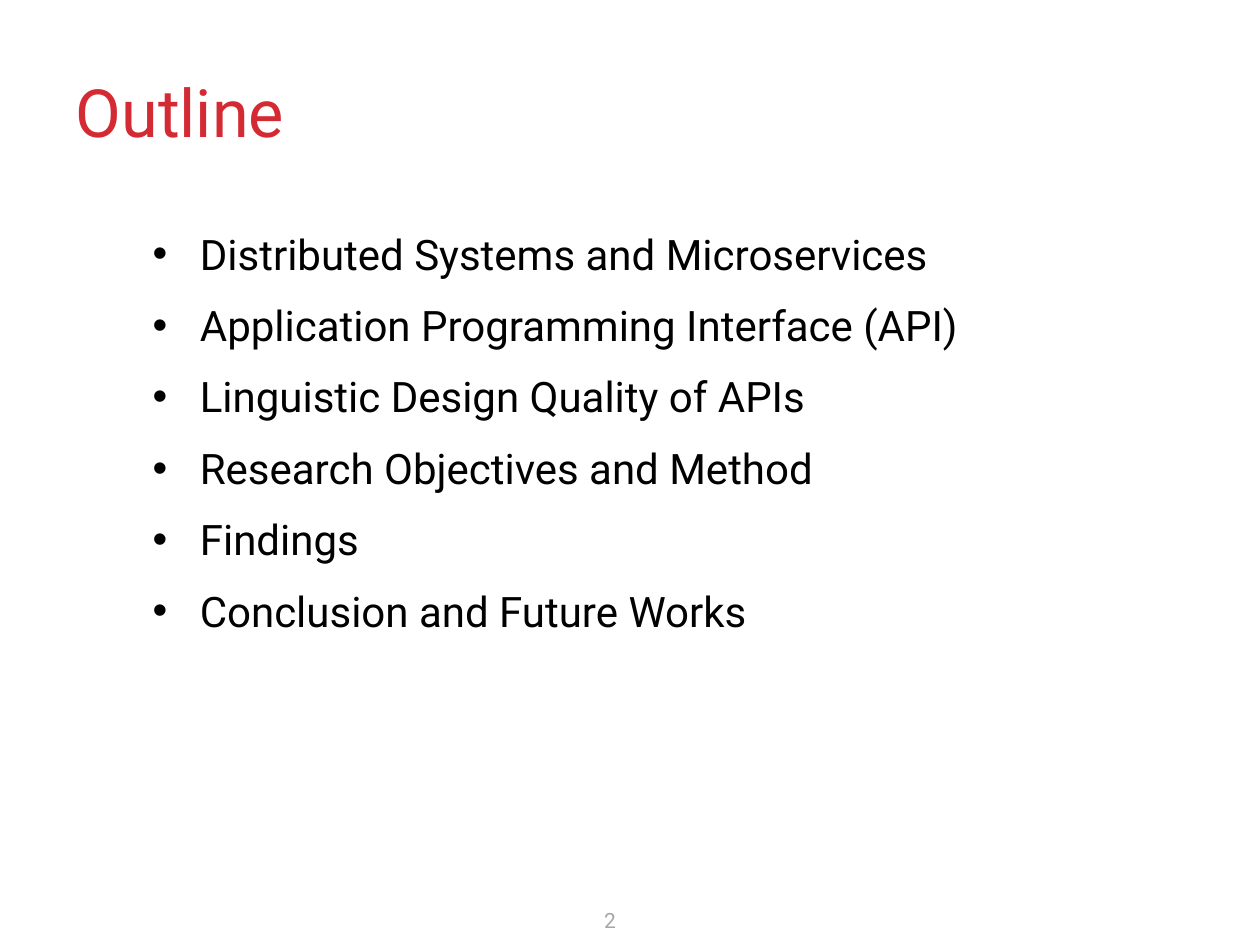
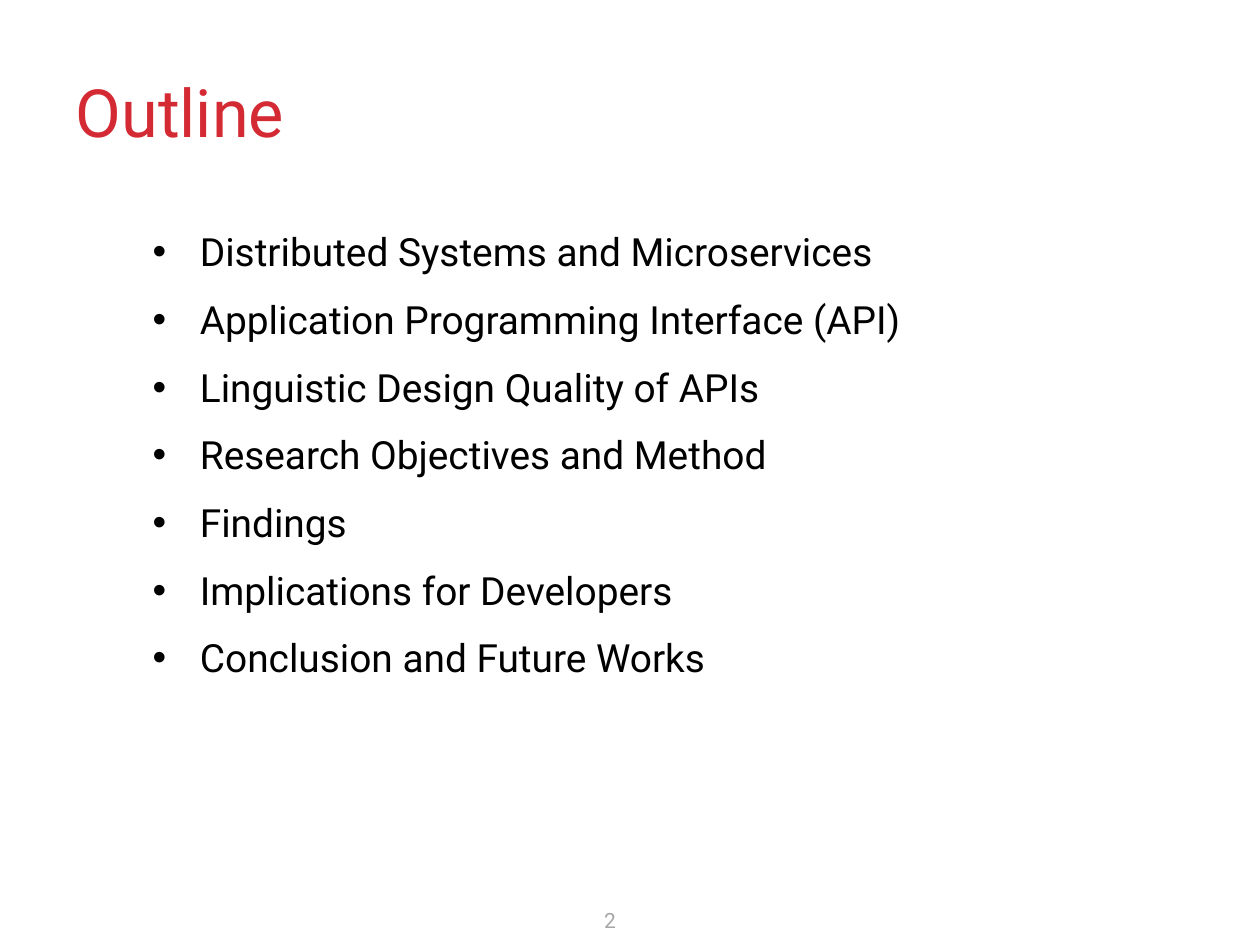
Before and after one commit to krishnodey/API-Quality, a slide deck: slide 2 of Cascon-Resources/Presentation/CASCON-2024.pptx. Drawn at 1260x945 pixels with LibreOffice and Linux fonts; fonts in the diff are those of the drawing. Boxes give left, top, right and bottom in pixels: in the first picture for what was removed or moved away, otherwise in the second. Text is boxed around its words. In the diff, an @@ line names an element or a change of style, - is before the commit and + after.

```diff
--- a/Cascon-Resources/Presentation/CASCON-2024.pptx
+++ b/Cascon-Resources/Presentation/CASCON-2024.pptx
@@ text at (200,237,900,673): size 24 to 22.2 pt in "Distributed Systems and Microservices", "Application Programming Interface (API)", "Linguistic Design Quality of APIs", "Research Objectives and Method" and 2 more places @@
@@ text at (200,575,672,613): paragraph added @@
+• Implications for Developers
```
Also in this commit, not shown: 9 other slides changed.
